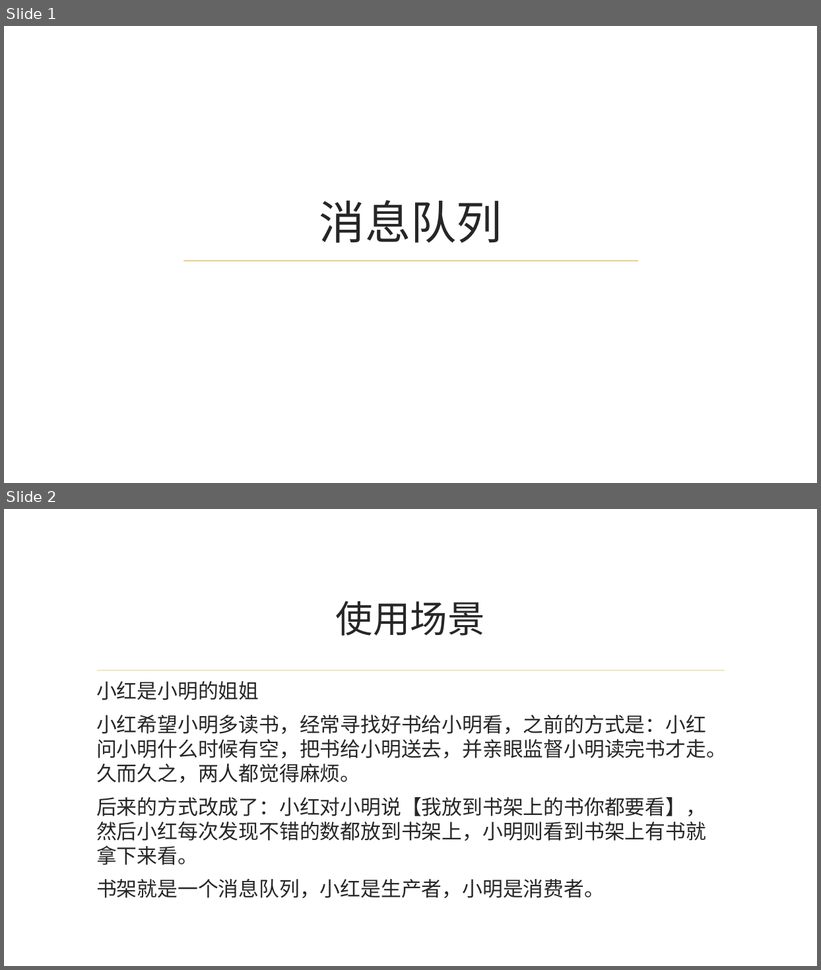
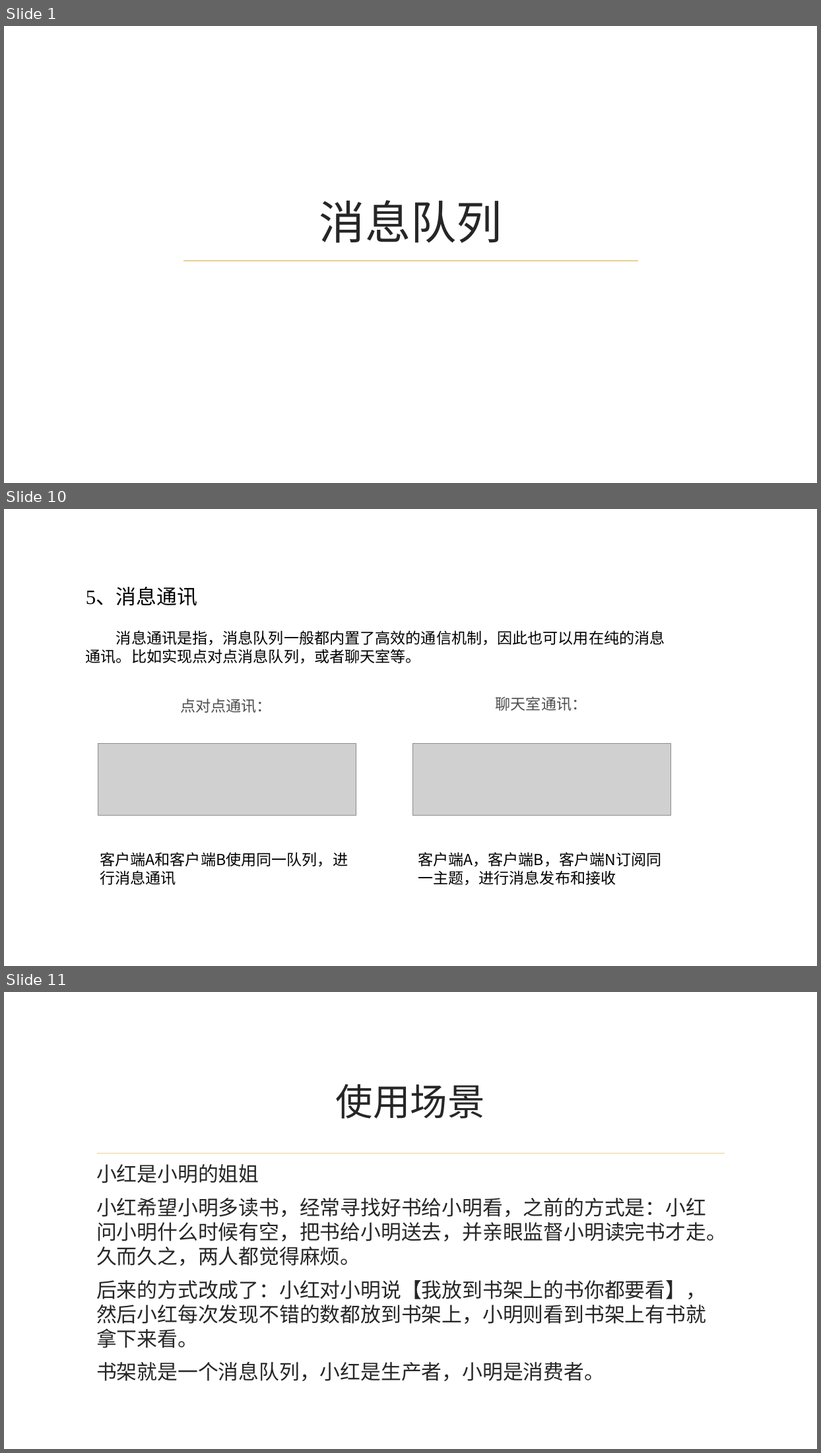
Before and after one commit to mmmhong/CPC, a slide deck: 消息队列/消息队列.pptx. Shown one above the other, each under a label of ours: slides 1 and 2 before the commit, slides 1, 10 and 11 after it; the slides between them are not shown. The pictures are 821x970 and 821x1453 pixels, drawn with LibreOffice and Linux fonts; fonts in the diff are those of the drawing; grey boxes stand for pictures; background and template pictures are left out. Boxes give left, top, right and bottom in pixels: in the first picture for what was removed or moved away, otherwise in the second. Text is boxed around its words. In the diff, an @@ line names an element or a change of style, - is before the commit and + after.

Commit message:
修改用例图 需求文档 消息队列PPT

```diff
--- a/消息队列/消息队列.pptx
+++ b/消息队列/消息队列.pptx
@@ slide 10 added at (x1=4, y1=509, x2=817, y2=966), background picture (left out) @@
@@ text added at (x1=86, y1=588, x2=197, y2=606), 24 pt, text #000000 @@
+5、消息通讯
@@ text added at (x1=86, y1=630, x2=665, y2=664), 18 pt, text #000000 @@
+消息通讯是指，消息队列一般都内置了高效的通信机制，因此也可以用在纯的消息通讯。比如实现点对点消息队列，或者聊天室等。
@@ text added at (x1=180, y1=698, x2=272, y2=713), 18 pt, text #4F4F4F @@
+点对点通讯：
@@ text added at (x1=496, y1=696, x2=587, y2=711), 18 pt, text #4F4F4F @@
+聊天室通讯：
@@ picture added at (x1=98, y1=744, x2=356, y2=816) @@
@@ picture added at (x1=413, y1=744, x2=671, y2=816) @@
@@ text added at (x1=100, y1=852, x2=348, y2=885), 18 pt, text #000000 @@
+客户端A和客户端B使用同一队列，进行消息通讯
@@ text added at (x1=418, y1=852, x2=661, y2=886), 18 pt, text #000000 @@
+客户端A，客户端B，客户端N订阅同一主题，进行消息发布和接收
@@ what was slide 2 is now slide 11 @@
```
Also in this commit, not shown: 9 other slides added, 2 other files.
